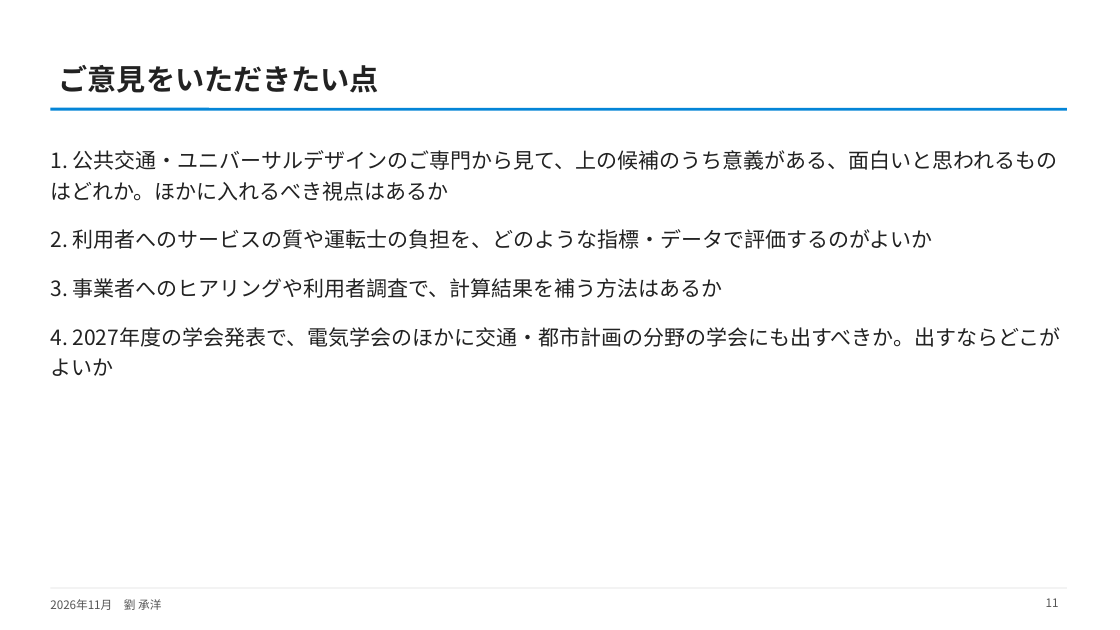
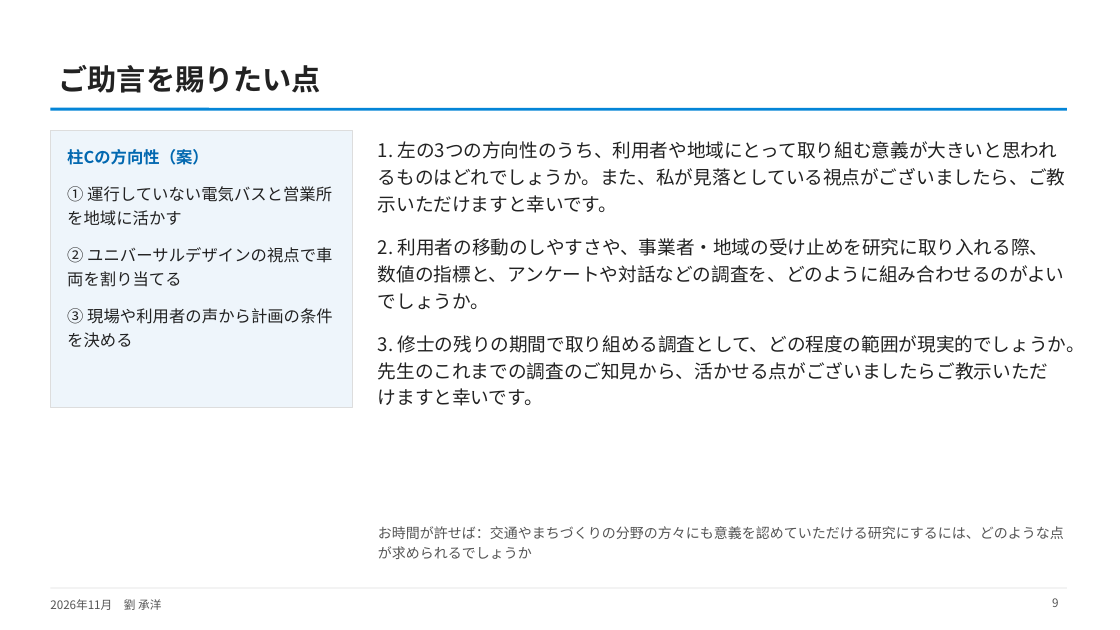
Before and after one commit to CYLIU2003/master-course, a slide deck: slide 9 of outcome/2026-11-16_nishiyama_consult/西山先生へのご相談_最新結果と3本目の柱.pptx (slide 11 before the commit). Drawn at 1120x630 pixels with LibreOffice and Linux fonts; fonts in the diff are those of the drawing. Boxes give left, top, right and bottom in pixels: in the first picture for what was removed or moved away, otherwise in the second. Text is boxed around its words. In the diff, an @@ line names an element or a change of style, - is before the commit and + after.

```diff
--- a/outcome/2026-11-16_nishiyama_consult/西山先生へのご相談_最新結果と3本目の柱.pptx
+++ b/outcome/2026-11-16_nishiyama_consult/西山先生へのご相談_最新結果と3本目の柱.pptx
@@ title at (x1=59, y1=65, x2=321, y2=93): text changed @@
-ご意見をいただきたい点
+ご助言を賜りたい点
@@ rectangle added at (x1=50, y1=130, x2=353, y2=408), fill #EEF5FB, outline #DDDDDD 0.75 pt @@
@@ text added at (x1=67, y1=149, x2=333, y2=347), 14 pt, text #222222 @@
+柱Cの方向性（案）
+① 運行していない電気バスと営業所を地域に活かす
+② ユニバーサルデザインの視点で車両を割り当てる
+③ 現場や利用者の声から計画の条件を決める
@@ text added at (x1=378, y1=141, x2=1085, y2=406), 16 pt, text #222222 @@
+1. 左の3つの方向性のうち、利用者や地域にとって取り組む意義が大きいと思われるものはどれでしょうか。また、私が見落としている視点がございましたら、ご教示いただけますと幸いです。
+2. 利用者の移動のしやすさや、事業者・地域の受け止めを研究に取り入れる際、数値の指標と、アンケートや対話などの調査を、どのように組み合わせるのがよいでしょうか。
+3. 修士の残りの期間で取り組める調査として、どの程度の範囲が現実的でしょうか。先生のこれまでの調査のご知見から、活かせる点がございましたらご教示いただけますと幸いです。
@@ text removed at (x1=50, y1=150, x2=1061, y2=376) @@
-1. 公共交通・ユニバーサルデザインのご専門から見て、上の候補のうち意義がある、面白いと思われるものはどれか。ほかに入れるべき視点はあるか
-2. 利用者へのサービスの質や運転士の負担を、どのような指標・データで評価するのがよいか
-3. 事業者へのヒアリングや利用者調査で、計算結果を補う方法はあるか
-4. 2027年度の学会発表で、電気学会のほかに交通・都市計画の分野の学会にも出すべきか。出すならどこがよいか
@@ text added at (x1=378, y1=526, x2=1064, y2=559), 12 pt, text #555555 @@
+お時間が許せば：交通やまちづくりの分野の方々にも意義を認めていただける研究にするには、どのような点が求められるでしょうか
@@ page number at (x1=1052, y1=598, x2=1058, y2=607): text changed @@
-11
+9
```
Also in this commit, not shown: 10 other slides changed, 3 slides added, 1 slide removed, 2 other files.
